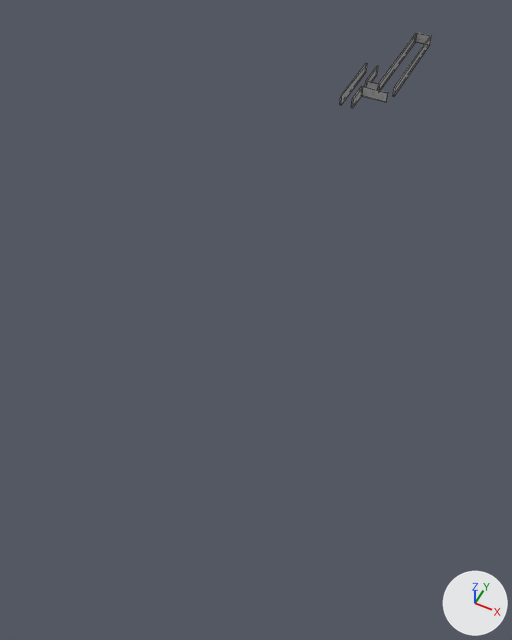
Renders of the Blender file Mazes/Level 1.blend from each side of a commit.
The view is the same before and after, from a 50 mm lens placed at (41.0, -126.3, 75.2), pointed at (6.6, -57.5, -10.8). Arrows for +X, +Y and +Z are at lower right; the lights stay in place. Mesh edges are drawn as thin lines.
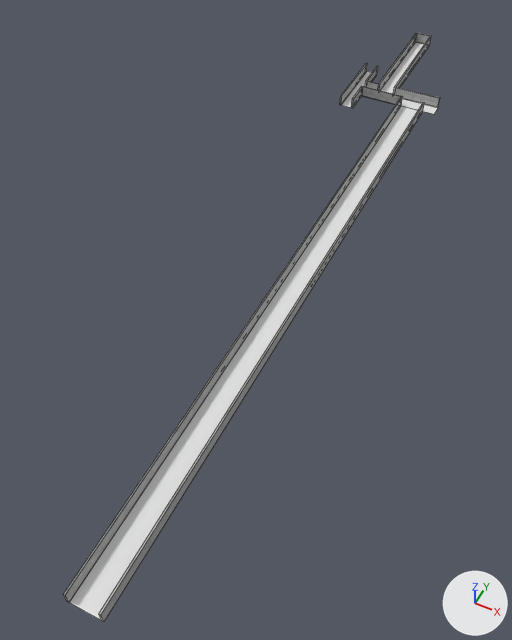
The edits, one by one:
Picture 'cobblestone_floor_13_rough_2k.png' (img_cobblestone_floor_13_rough_2k_png) is new.
Picture 'cobblestone_floor_13_spec_2k.png' (img_cobblestone_floor_13_spec_2k_png) is new.
Material 'cobblestone_floor_13' (mat_cobblestone_floor_13) is new.
Uses the picture img_cobblestone_floor_13_rough_2k_png.
Uses the picture img_cobblestone_floor_13_spec_2k_png.
Mesh me_plane_003 is new.
It has 4 vertices, 1 face and spans x -2.4..1.7, y -107.1..1.0, z 0.0.
It uses material mat_cobblestone_floor_13 (its picture is missing).
Mesh me_plane_002 is new.
It has 4 vertices, 1 face and spans x -1.6..1.4, y -1.0..22.6, z 0.0.
It uses material mat_cobblestone_floor_13 (its picture is missing).
Mesh me_plane_001 is new.
It has 4 vertices, 1 face and spans x -1.0..14.3, y -1.4..1.3, z 0.0.
It uses material mat_cobblestone_floor_13 (its picture is missing).
Mesh me_plane is new.
It has 4 vertices, 1 face and spans x -1.06..1.12, y -13.53..1.0, z 0.0.
It uses material mat_cobblestone_floor_13 (its picture is missing).
Mesh me_cube_011 is new.
It is a box spanning x -1.0..1.0, y -14.7..0.6, z -1.0..1.0.
It uses material mat_bricks_046 (its picture is missing).
Mesh me_cube_010 is new.
It is a box spanning x -1.0..1.0, y -14.7..0.6, z -1.0..1.0.
It uses material mat_bricks_046 (its picture is missing).
Mesh me_cube_009 is new.
It is a box spanning x -1.0..1.0, y 0.26..1.53, z -1.0..1.0.
It uses material mat_bricks_046 (its picture is missing).
Object 'Plane.003' (ob_plane_003) is new; it shows me_plane_003.
Its location is (13.3, -3.1, -1.0).
Object 'Plane.002' (ob_plane_002) is new; it shows me_plane_002.
Its location is (6.8, 1.6, -1.0).
Object 'Plane.001' (ob_plane_001) is new; it shows me_plane_001.
Its location is (3.3, -0.7, -1.0).
Object 'Plane' (ob_plane) is new; it shows me_plane.
Its location is (1.2, 6.4, -1.0).
Object 'Cube.010' (ob_cube_010) is new; it shows me_cube_011.
Its location is (15.1, -6.6, 0.0).
Its scale is (0.141, 7.05, 1.0).
Object 'Cube.009' (ob_cube_009) is new; it shows me_cube_010.
Its location is (10.7, -6.6, 0.0).
Its scale is (0.141, 7.05, 1.0).
Object 'Cube.008' (ob_cube_008) is new; it shows me_cube_009.
Its location is (6.7, 0.7, 0.0).
Its rotation in degrees is (0, 0, 270).
Its scale is (0.141, 7.05, 1.0).

What differs and where, as boxes (x1, y1, x2, y2) in the pictures (512 x 640 px):
'Plane.003', added: after (69, 106, 418, 620)
'Cube.009', added: after (63, 97, 402, 602)
'Cube.010', added: after (99, 102, 425, 622)
'Plane.002', added: after (381, 42, 424, 94)
'Cube.008', added: after (395, 87, 440, 107)
'Plane', added: after (341, 71, 372, 107)
'Plane.001', added: after (401, 99, 438, 114)
